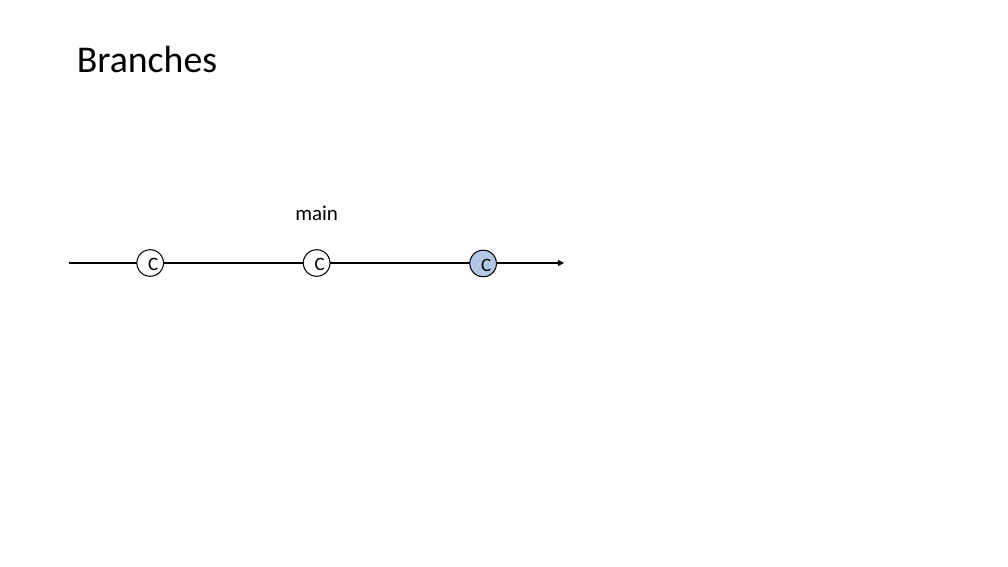
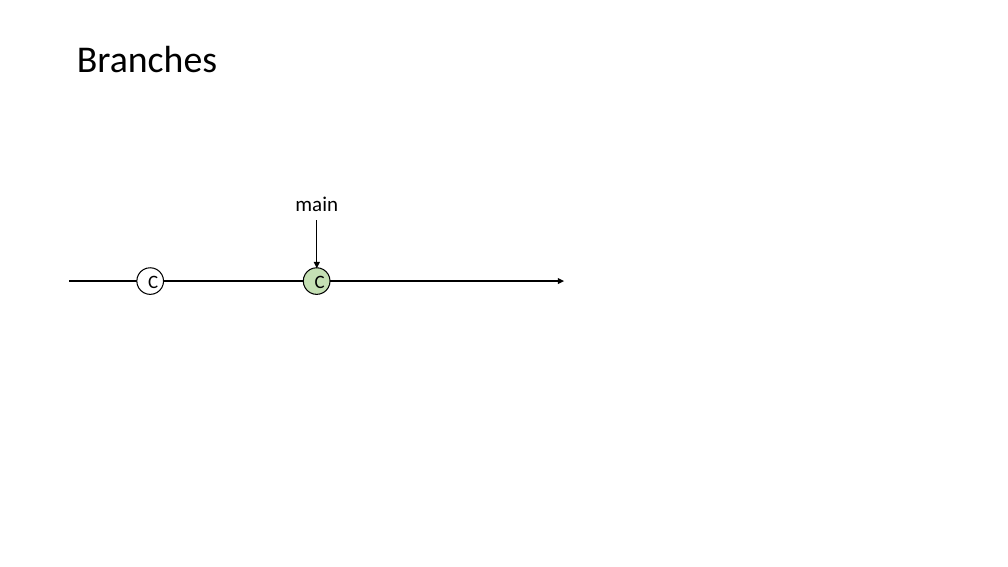
Before and after one commit to LFKoning/knowledge-sharing, a slide deck: slide 30 of git_course/1_basics/git_basic.pptx (slide 24 before the commit). Drawn at 1008x567 pixels with LibreOffice and Linux fonts; fonts in the diff are those of the drawing. Boxes give left, top, right and bottom in pixels: in the first picture for what was removed or moved away, otherwise in the second. Text is boxed around its words. In the diff, an @@ line names an element or a change of style, - is before the commit and + after.

```diff
--- a/git_course/1_basics/git_basic.pptx
+++ b/git_course/1_basics/git_basic.pptx
@@ text "main": place and size @@
-text "main" at (295,205,338,220)
+text "main" at (295,196,338,211)
@@ arrow added from (317, 220) to (317, 268), #000000 1 pt @@
@@ ellipse "C" at (303,268,330,294): fill #FFFFFF to #C5E0B4 @@
@@ ellipse removed at (470,250,496,277) @@
-C
@@ 2 ellipses, 1 arrow: place and size @@
-2 ellipses, 1 arrow at (70,250,564,276)
+2 ellipses, 1 arrow at (70,268,564,294)
```
Also in this commit, not shown: 6 other slides changed, 16 slides added, 1 other file.
